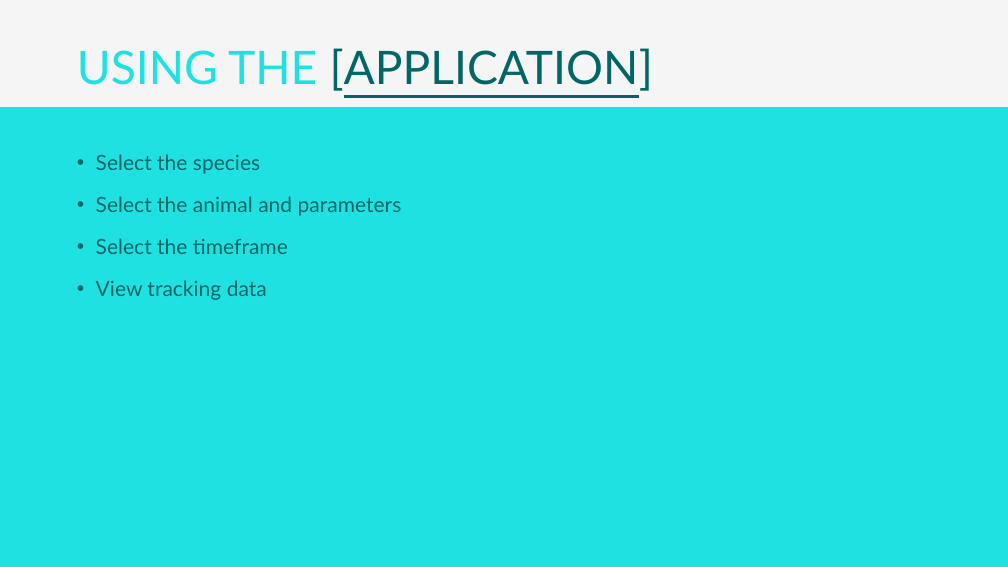
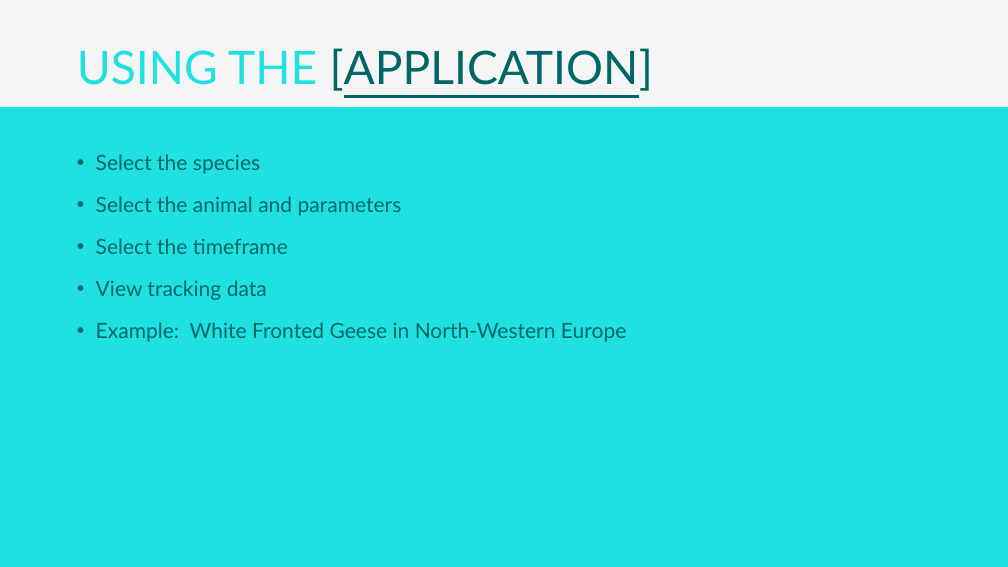
Before and after one commit to Dexeux/DeerTracking, a slide deck: slide 4 of Atmorossa Presentation.pptx. Drawn at 1008x567 pixels with LibreOffice and Linux fonts; fonts in the diff are those of the drawing. Boxes give left, top, right and bottom in pixels: in the first picture for what was removed or moved away, otherwise in the second. Text is boxed around its words. In the diff, an @@ line names an element or a change of style, - is before the commit and + after.

Commit message:
Final Presentation

```diff
--- a/Atmorossa Presentation.pptx
+++ b/Atmorossa Presentation.pptx
@@ text at box(96, 322, 626, 342): paragraph added @@
+• Example: White Fronted Geese in North-Western Europe
```
